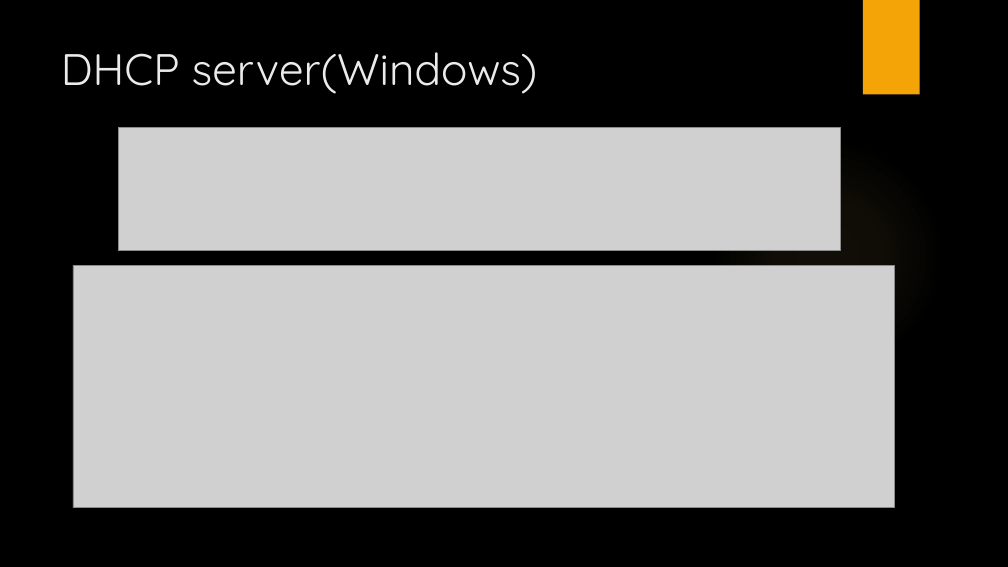
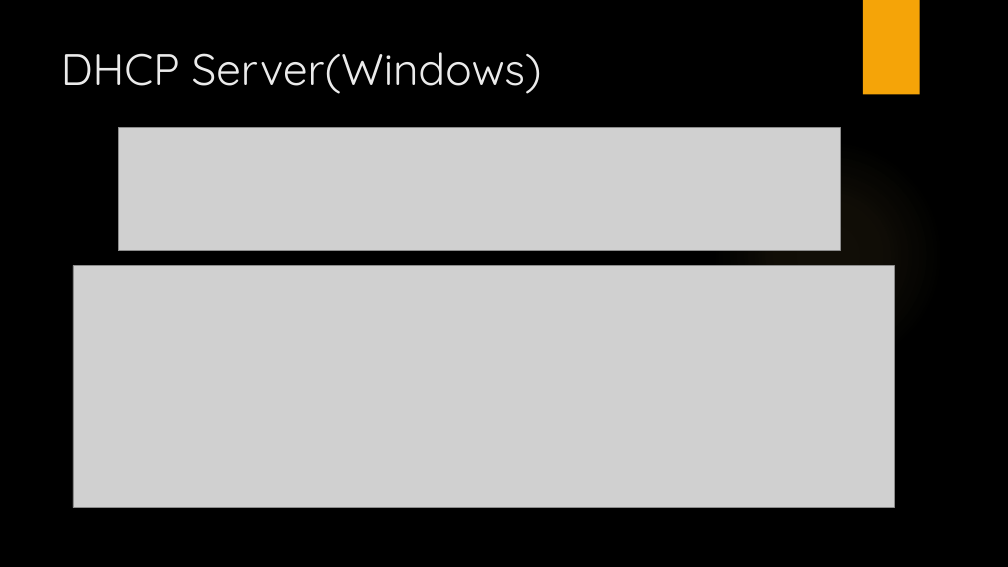
Before and after one commit to LajkaK2006/BorsodNet, a slide deck: slide 24 of BorsodNet.pptx. Drawn at 1008x567 pixels with LibreOffice and Linux fonts; fonts in the diff are those of the drawing; grey boxes stand for pictures; background and template pictures are left out. Boxes give left, top, right and bottom in pixels: in the first picture for what was removed or moved away, otherwise in the second. Text is boxed around its words. In the diff, an @@ line names an element or a change of style, - is before the commit and + after.

```diff
--- a/BorsodNet.pptx
+++ b/BorsodNet.pptx
@@ title at [61,52,542,94]: text changed @@
-DHCP server(Windows)
+DHCP Server(Windows)
```
Also in this commit, not shown: 3 other slides changed, 5 slides removed, 1 other file.
